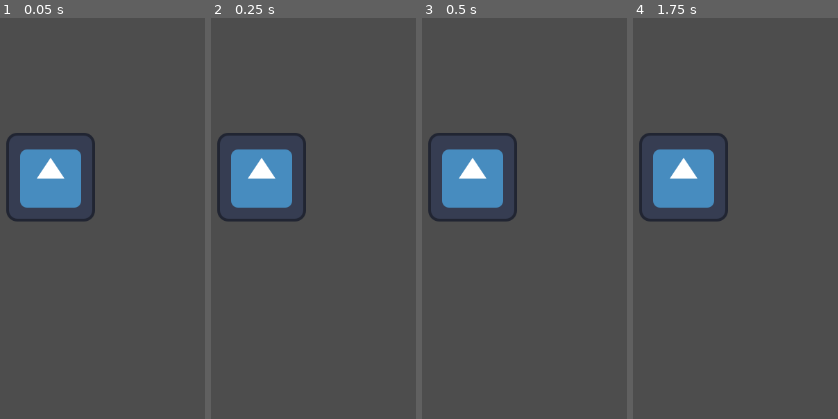
Above: before the commit, frames 1-4 (left to right).
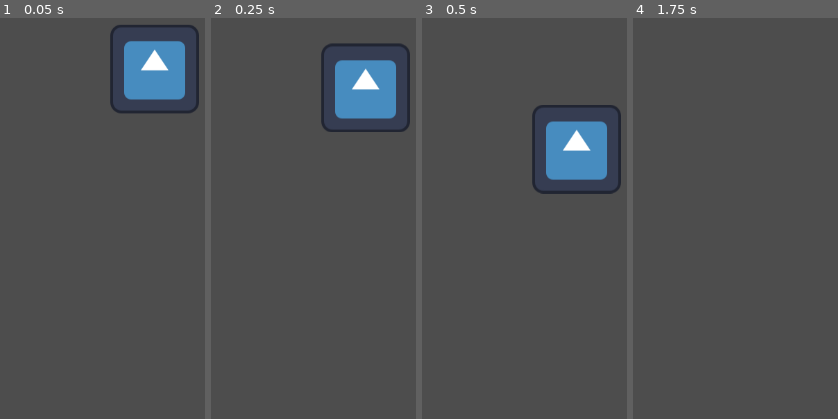
Above: after the commit, the same moments.

Repository: HallAndrewJ/Akileia-1
Game: Godot game, scene res://scenes/game.tscn
Same seed, same stepped clock (60 frames per second), same inputs: the game is played once before the commit and once after it. The engine's default icon, where the game draws it, is replaced by a stand-in: a white triangle on a blue panel in a dark square.
Inputs:
- Up to frame 1 (0.05 s): no input
- Up to frame 2 (0.25 s): no input
- Up to frame 3 (0.5 s): no input
- Up to frame 4 (1.75 s): no input

The runs differ from the first frame. In frame 1, 11% of the frame differs, in the area x 2-98%, y 1-51%; in frame 2, 11%, in the area x 2-98%, y 6-51%; in frame 3, 11%; in frame 4, 5.5%.

Commit message:
Icon can fall
added icon to 2d scene and can now fall

Diff:
--- a/scenes/game.tscn
+++ b/scenes/game.tscn
@@ -1,9 +1,8 @@
 [gd_scene load_steps=2 format=3 uid="uid://cvc8vca3usxrv"]
 
-[ext_resource type="Texture2D" uid="uid://2ffe78gm05yq" path="res://icon.svg" id="1_uwrxv"]
+[ext_resource type="PackedScene" uid="uid://ps6bsk3vbpce" path="res://scenes/rigid_body.tscn" id="1_uwrxv"]
 
 [node name="Game" type="Node2D"]
 
-[node name="Sprite2D" type="Sprite2D" parent="."]
-position = Vector2(494, 299)
-texture = ExtResource("1_uwrxv")
+[node name="CharacterBody2D" parent="." instance=ExtResource("1_uwrxv")]
+position = Vector2(644, 142)
--- /dev/null
+++ b/scenes/rigid_body.tscn
@@ -0,0 +1,14 @@
+[gd_scene load_steps=3 format=3 uid="uid://ps6bsk3vbpce"]
+
+[ext_resource type="Texture2D" uid="uid://2ffe78gm05yq" path="res://icon.svg" id="1_lj8jo"]
+
+[sub_resource type="CircleShape2D" id="CircleShape2D_lj8jo"]
+radius = 60.075
+
+[node name="rigid_body" type="RigidBody2D"]
+
+[node name="Sprite2D" type="Sprite2D" parent="."]
+texture = ExtResource("1_lj8jo")
+
+[node name="CollisionShape2D" type="CollisionShape2D" parent="."]
+shape = SubResource("CircleShape2D_lj8jo")
